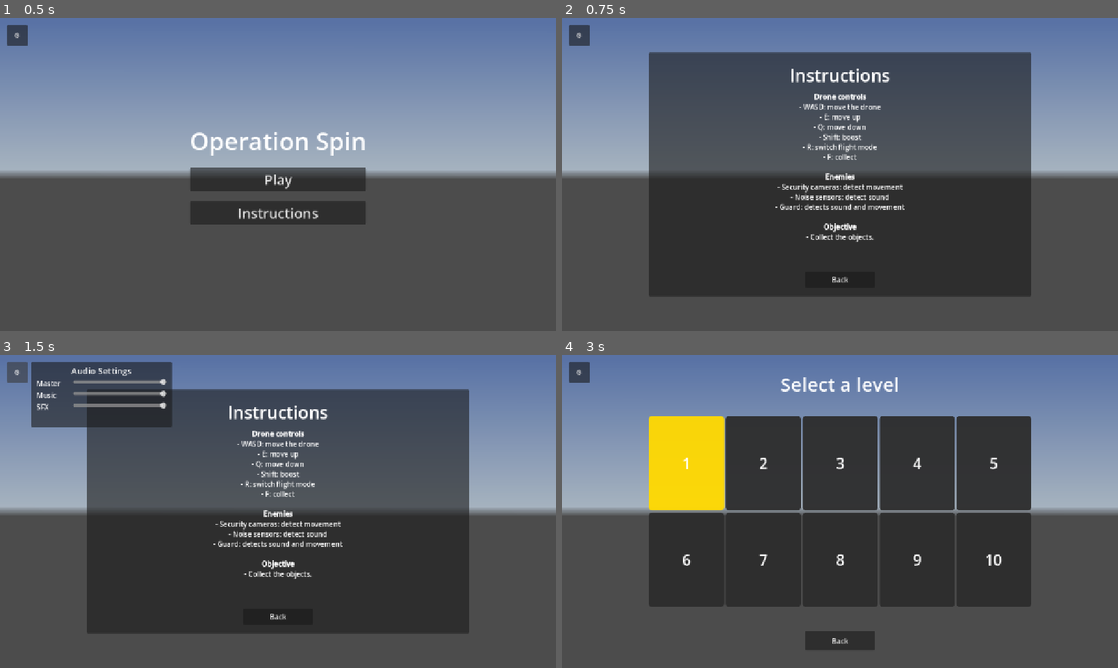
Above: before the commit, frames 1-4 (two rows, left to right).
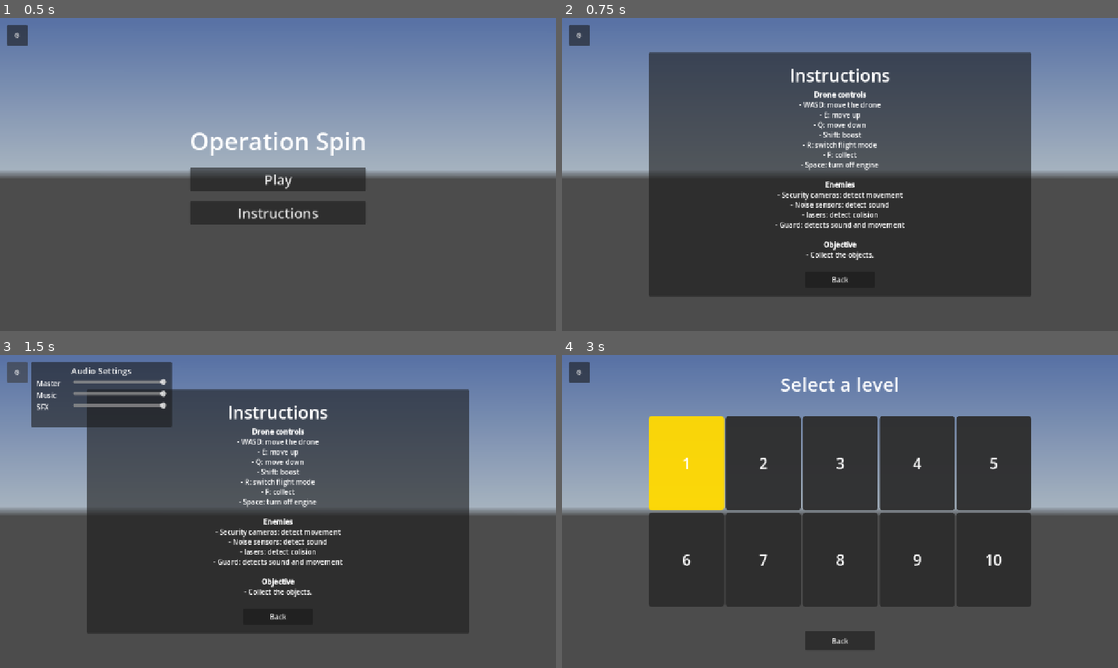
Above: after the commit, the same moments.

Repository: Apmds/operation-spin
Game: Godot game, scene res://src/menus/main_menu.tscn
Two runs of this game, one before a commit and one after it. Both use one fixed random seed, a clock stepped at 60 frames per second and the inputs below. A sky picture missing from this copy of the repository is replaced by a grey-blue gradient.
Inputs:
- Up to frame 1 (0.5 s): no input
- Up to frame 2 (0.75 s): click "Instructions" at 0.5 s
- Up to frame 3 (1.5 s): click "⚙" at 1.25 s
- Up to frame 4 (3 s): click "Back" at 2 s; click "Play" at 2.75 s

Frame 1 is identical in both runs. In frame 2, 3.0% of the frame differs, in the area x 38-62%, y 23-78%; in frame 3, 3.0%; in frame 4, nothing differs.

Commit message:
level 2 first

Diff:
--- a/src/levels/level_2.tscn
+++ b/src/levels/level_2.tscn
@@ -4,7 +4,6 @@
 [ext_resource type="PackedScene" uid="uid://hrvlsw7wb3cj" path="res://src/drone/drone.tscn" id="1_sovdr"]
 [ext_resource type="PackedScene" uid="uid://cnxcttn0hupmn" path="res://src/drone/camera.tscn" id="3_l1obu"]
 [ext_resource type="PackedScene" uid="uid://dtdnybgp37kob" path="res://src/documents/documents.tscn" id="3_pdsn1"]
-[ext_resource type="PackedScene" uid="uid://b7rwq7y2g12vp" path="res://src/security_camera/security_camera.tscn" id="5_wtt4b"]
 [ext_resource type="Texture2D" uid="uid://dmsr6mg5ieg3j" path="res://assets/models/city_rooftop_night_skybox_0.png" id="6_pdsn1"]
 [ext_resource type="PackedScene" uid="uid://ckows3v5ck50b" path="res://src/noise_sensor/noise_sensor.tscn" id="7_57l5a"]
 [ext_resource type="Texture2D" uid="uid://dr0xky51fo4kr" path="res://assets/ui/audio_meter_off.png" id="7_f627u"]
@@ -45,17 +44,14 @@
 [node name="Camera" parent="." unique_id=1558356959 node_paths=PackedStringArray("followed_node") instance=ExtResource("3_l1obu")]
 followed_node = NodePath("../Drone")
 
-[node name="Security Camera" parent="." unique_id=1689932002 instance=ExtResource("5_wtt4b")]
-transform = Transform3D(1, 0, 0, 0, 1, 0, 0, 0, 1, 0.079929546, 2.1155818, 0.41375878)
-
 [node name="Drone" parent="." unique_id=652134360 node_paths=PackedStringArray("camera") instance=ExtResource("1_sovdr")]
 camera = NodePath("../Camera")
 
 [node name="Documents" parent="." unique_id=1461950653 instance=ExtResource("3_pdsn1")]
-transform = Transform3D(1, 0, 0, 0, 1, 0, 0, 0, 1, 0, -0.9567346, 0)
+transform = Transform3D(1, 0, 0, 0, 1, 0, 0, 0, 1, 12.115434, -0.9567346, 0)
 
 [node name="Wall" type="StaticBody3D" parent="." unique_id=830914622]
-transform = Transform3D(1, 0, 0, 0, 1, 0, 0, 0, 1, -1.6872424, 0.29859257, 0)
+transform = Transform3D(1, 0, 0, 0, 1, 0, 0, 0, 1, -2.6523285, 0.29859257, 0)
 collision_layer = 2
 collision_mask = 0
 metadata/_edit_group_ = true
@@ -66,28 +62,184 @@
 [node name="CollisionShape3D" type="CollisionShape3D" parent="Wall" unique_id=765345124]
 shape = SubResource("ConcavePolygonShape3D_dmphg")
 
-[node name="Wall2" type="StaticBody3D" parent="." unique_id=1713407030]
-transform = Transform3D(1, 0, 0, 0, 1, 0, 0, 0, 1, 0.27052546, -1.2012014, 0)
-collision_layer = 2
-collision_mask = 0
-metadata/_edit_group_ = true
-
-[node name="MeshInstance3D" type="MeshInstance3D" parent="Wall2" unique_id=927757874]
+[node name="Wall4" type="StaticBody3D" parent="." unique_id=2121524867]
+transform = Transform3D(-4.371139e-08, 0, 1, 0, 1, 0, -1, 0, -4.371139e-08, 0.26328492, 0.28679824, 2.8810606)
+collision_layer = 2
+collision_mask = 0
+metadata/_edit_group_ = true
+
+[node name="MeshInstance3D" type="MeshInstance3D" parent="Wall4" unique_id=1444902985]
+mesh = SubResource("BoxMesh_sovdr")
+
+[node name="CollisionShape3D" type="CollisionShape3D" parent="Wall4" unique_id=244014422]
+shape = SubResource("ConcavePolygonShape3D_dmphg")
+
+[node name="Wall9" type="StaticBody3D" parent="." unique_id=452422267]
+transform = Transform3D(-4.371139e-08, 0, 2, 0, 1, 0, -1, 0, -8.742278e-08, -8.464664, 0.28679824, -3.033852)
+collision_layer = 2
+collision_mask = 0
+metadata/_edit_group_ = true
+
+[node name="MeshInstance3D" type="MeshInstance3D" parent="Wall9" unique_id=1285421310]
+mesh = SubResource("BoxMesh_sovdr")
+
+[node name="CollisionShape3D" type="CollisionShape3D" parent="Wall9" unique_id=1220008012]
+shape = SubResource("ConcavePolygonShape3D_dmphg")
+
+[node name="Wall10" type="StaticBody3D" parent="." unique_id=59526682]
+transform = Transform3D(-4.371139e-08, 0, 3, 0, 1, 0, -1, 0, -1.3113416e-07, 0.13529015, 0.28679824, -9.633573)
+collision_layer = 2
+collision_mask = 0
+metadata/_edit_group_ = true
+
+[node name="MeshInstance3D" type="MeshInstance3D" parent="Wall10" unique_id=2099479010]
+mesh = SubResource("BoxMesh_sovdr")
+
+[node name="CollisionShape3D" type="CollisionShape3D" parent="Wall10" unique_id=1411422922]
+shape = SubResource("ConcavePolygonShape3D_dmphg")
+
+[node name="Wall5" type="StaticBody3D" parent="." unique_id=1860867179]
+transform = Transform3D(-4.371139e-08, 0, 1, 0, 1, 0, -1, 0, -4.371139e-08, 11.819727, 0.28679824, 2.8124323)
+collision_layer = 2
+collision_mask = 0
+metadata/_edit_group_ = true
+
+[node name="MeshInstance3D" type="MeshInstance3D" parent="Wall5" unique_id=1535650580]
+mesh = SubResource("BoxMesh_sovdr")
+
+[node name="CollisionShape3D" type="CollisionShape3D" parent="Wall5" unique_id=1058200411]
+shape = SubResource("ConcavePolygonShape3D_dmphg")
+
+[node name="Wall6" type="StaticBody3D" parent="." unique_id=1125915790]
+transform = Transform3D(-4.371139e-08, 0, 1, 0, 1, 0, -1, 0, -4.371139e-08, 6.0776033, 0.28679824, -3.0214462)
+collision_layer = 2
+collision_mask = 0
+metadata/_edit_group_ = true
+
+[node name="MeshInstance3D" type="MeshInstance3D" parent="Wall6" unique_id=1803364012]
+mesh = SubResource("BoxMesh_sovdr")
+
+[node name="CollisionShape3D" type="CollisionShape3D" parent="Wall6" unique_id=1063756462]
+shape = SubResource("ConcavePolygonShape3D_dmphg")
+
+[node name="floor" type="StaticBody3D" parent="." unique_id=1713407030]
+transform = Transform3D(4.8, 0, 0, 0, 1, 0, 0, 0, 5, 0.27052546, -1.2012014, -11.726908)
+collision_layer = 2
+collision_mask = 0
+metadata/_edit_group_ = true
+
+[node name="MeshInstance3D" type="MeshInstance3D" parent="floor" unique_id=927757874]
 mesh = SubResource("BoxMesh_l1obu")
 
-[node name="CollisionShape3D" type="CollisionShape3D" parent="Wall2" unique_id=1219202802]
+[node name="CollisionShape3D" type="CollisionShape3D" parent="floor" unique_id=1219202802]
 shape = SubResource("ConcavePolygonShape3D_8c4ux")
 
-[node name="Wall3" type="StaticBody3D" parent="." unique_id=702795414]
-transform = Transform3D(1, 0, 0, 0, 1, 0, 0, 0, 1, 2.3868802, 0.31672764, 0)
-collision_layer = 2
-collision_mask = 0
-metadata/_edit_group_ = true
-
-[node name="MeshInstance3D" type="MeshInstance3D" parent="Wall3" unique_id=1433626120]
-mesh = SubResource("BoxMesh_sovdr")
-
-[node name="CollisionShape3D" type="CollisionShape3D" parent="Wall3" unique_id=525294757]
+[node name="floor2" type="StaticBody3D" parent="." unique_id=27618651]
+transform = Transform3D(4.8, 0, 0, 0, 1, 0, 0, 0, 5, 0.27052546, 1.9311094, -11.726908)
+collision_layer = 2
+collision_mask = 0
+metadata/_edit_group_ = true
+
+[node name="MeshInstance3D" type="MeshInstance3D" parent="floor2" unique_id=27605857]
+mesh = SubResource("BoxMesh_l1obu")
+
+[node name="CollisionShape3D" type="CollisionShape3D" parent="floor2" unique_id=91055673]
+shape = SubResource("ConcavePolygonShape3D_8c4ux")
+
+[node name="Wall1" type="StaticBody3D" parent="." unique_id=702795414]
+transform = Transform3D(1, 0, 0, 0, 1, 0, 0, 0, 1, 3.2191823, 0.28600812, 0)
+collision_layer = 2
+collision_mask = 0
+metadata/_edit_group_ = true
+
+[node name="MeshInstance3D" type="MeshInstance3D" parent="Wall1" unique_id=1433626120]
+mesh = SubResource("BoxMesh_sovdr")
+
+[node name="CollisionShape3D" type="CollisionShape3D" parent="Wall1" unique_id=525294757]
+shape = SubResource("ConcavePolygonShape3D_wtt4b")
+
+[node name="Wall11" type="StaticBody3D" parent="." unique_id=1070829945]
+transform = Transform3D(1, 0, 0, 0, 1, 0, 0, 0, 1, 9.045242, 0.28600812, -12.517135)
+collision_layer = 2
+collision_mask = 0
+metadata/_edit_group_ = true
+
+[node name="MeshInstance3D" type="MeshInstance3D" parent="Wall11" unique_id=861519257]
+mesh = SubResource("BoxMesh_sovdr")
+
+[node name="CollisionShape3D" type="CollisionShape3D" parent="Wall11" unique_id=107311303]
+shape = SubResource("ConcavePolygonShape3D_wtt4b")
+
+[node name="Wall12" type="StaticBody3D" parent="." unique_id=369404621]
+transform = Transform3D(1, 0, 0, 0, 1, 0, 0, 0, 2, 0.35067177, 0.28600812, -15.52177)
+collision_layer = 2
+collision_mask = 0
+metadata/_edit_group_ = true
+
+[node name="MeshInstance3D" type="MeshInstance3D" parent="Wall12" unique_id=647832539]
+mesh = SubResource("BoxMesh_sovdr")
+
+[node name="CollisionShape3D" type="CollisionShape3D" parent="Wall12" unique_id=1090739174]
+shape = SubResource("ConcavePolygonShape3D_wtt4b")
+
+[node name="Wall13" type="StaticBody3D" parent="." unique_id=2124434466]
+transform = Transform3D(1, 0, 0, 0, 1, 0, 0, 0, 2, -8.73609, 0.28600812, -15.444661)
+collision_layer = 2
+collision_mask = 0
+metadata/_edit_group_ = true
+
+[node name="MeshInstance3D" type="MeshInstance3D" parent="Wall13" unique_id=1981904350]
+mesh = SubResource("BoxMesh_sovdr")
+
+[node name="CollisionShape3D" type="CollisionShape3D" parent="Wall13" unique_id=548127001]
+shape = SubResource("ConcavePolygonShape3D_wtt4b")
+
+[node name="Wall2" type="StaticBody3D" parent="." unique_id=1156965438]
+transform = Transform3D(1, 0, 0, 0, 1, 0, 0, 0, 1, 8.953365, 0.28600812, -0.06862831)
+collision_layer = 2
+collision_mask = 0
+metadata/_edit_group_ = true
+
+[node name="MeshInstance3D" type="MeshInstance3D" parent="Wall2" unique_id=140328298]
+mesh = SubResource("BoxMesh_sovdr")
+
+[node name="CollisionShape3D" type="CollisionShape3D" parent="Wall2" unique_id=909334445]
+shape = SubResource("ConcavePolygonShape3D_wtt4b")
+
+[node name="Wall3" type="StaticBody3D" parent="." unique_id=1608606799]
+transform = Transform3D(1, 0, 0, 0, 1, 0, 0, 0, 5, 14.6911125, 0.28600812, -11.743808)
+collision_layer = 2
+collision_mask = 0
+metadata/_edit_group_ = true
+
+[node name="MeshInstance3D" type="MeshInstance3D" parent="Wall3" unique_id=1473177966]
+mesh = SubResource("BoxMesh_sovdr")
+
+[node name="CollisionShape3D" type="CollisionShape3D" parent="Wall3" unique_id=943192963]
+shape = SubResource("ConcavePolygonShape3D_wtt4b")
+
+[node name="Wall8" type="StaticBody3D" parent="." unique_id=1029970650]
+transform = Transform3D(1, 0, 0, 0, 1, 0, 0, 0, 5, -14.083504, 0.28600812, -11.743808)
+collision_layer = 2
+collision_mask = 0
+metadata/_edit_group_ = true
+
+[node name="MeshInstance3D" type="MeshInstance3D" parent="Wall8" unique_id=1346489968]
+mesh = SubResource("BoxMesh_sovdr")
+
+[node name="CollisionShape3D" type="CollisionShape3D" parent="Wall8" unique_id=336084615]
+shape = SubResource("ConcavePolygonShape3D_wtt4b")
+
+[node name="Wall7" type="StaticBody3D" parent="." unique_id=1490746588]
+transform = Transform3D(-4.371139e-08, 0, 4.9, 0, 1, 0, -1, 0, -2.141858e-07, 0.30956507, 0.28600812, -26.388111)
+collision_layer = 2
+collision_mask = 0
+metadata/_edit_group_ = true
+
+[node name="MeshInstance3D" type="MeshInstance3D" parent="Wall7" unique_id=960576765]
+mesh = SubResource("BoxMesh_sovdr")
+
+[node name="CollisionShape3D" type="CollisionShape3D" parent="Wall7" unique_id=179119962]
 shape = SubResource("ConcavePolygonShape3D_wtt4b")
 
 [node name="WorldEnvironment" type="WorldEnvironment" parent="." unique_id=1130838937]
@@ -184,7 +336,13 @@
 stretch_mode = 5
 
 [node name="NoiseSensor" parent="." unique_id=252572761 instance=ExtResource("7_57l5a")]
-transform = Transform3D(1, 0, 0, 0, 1, 0, 0, 0, 1, 2.2303228, 0, 0)
+transform = Transform3D(-4.371139e-08, 0, 1, 0, 1, 0, -1, 0, -4.371139e-08, 0.028520584, 0, -9.3900585)
+
+[node name="NoiseSensor2" parent="." unique_id=1769098742 instance=ExtResource("7_57l5a")]
+transform = Transform3D(-4.371139e-08, 0, 1, 0, 1, 0, -1, 0, -4.371139e-08, 5.7904234, 0, -26.183165)
+
+[node name="NoiseSensor3" parent="." unique_id=1613463444 instance=ExtResource("7_57l5a")]
+transform = Transform3D(-4.371139e-08, 0, -1, 0, 1, 0, 1, 0, -4.371139e-08, -9.319382, 0, -3.2629476)
 
 [node name="DirectionalLight3D" type="DirectionalLight3D" parent="." unique_id=1262657275]
 transform = Transform3D(-4.371139e-08, 0.57357645, -0.81915206, 0, 0.81915206, 0.57357645, 1, 2.5071824e-08, -3.5806274e-08, 0, 0, 0)
--- a/src/menus/instructions_menu.tscn
+++ b/src/menus/instructions_menu.tscn
@@ -63,10 +63,12 @@
 - Shift: boost
 - R: switch flight mode
 - F: collect
+- Space: turn off engine
 
 [b]Enemies[/b]
 - Security cameras: detect movement
 - Noise sensors: detect sound
+- lasers: detect colision
 - Guard: detects sound and movement
 
 [b]Objective[/b]
